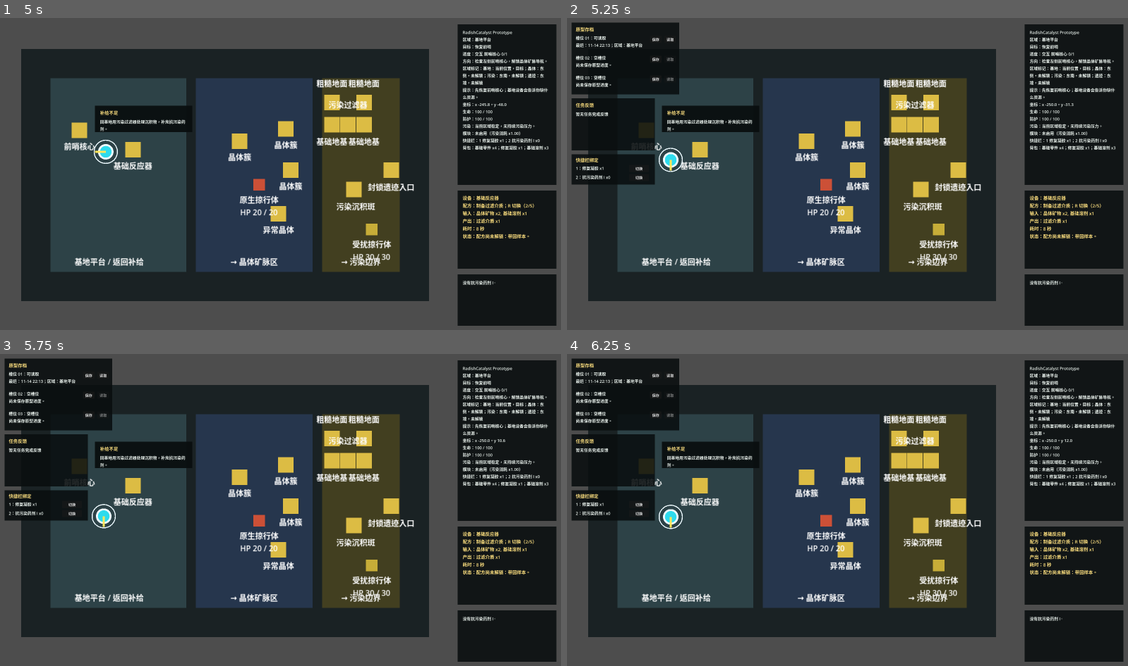
Above: before the commit, frames 1-4 (two rows, left to right).
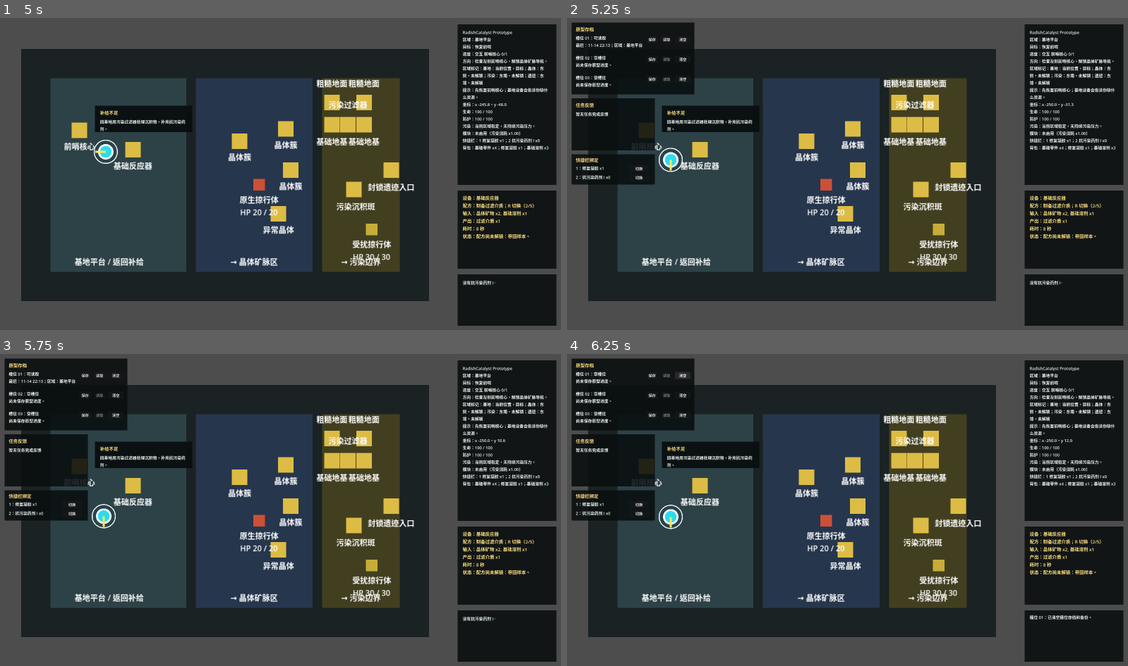
Above: after the commit, the same moments.

Repository: laugh0608/RadishCatalyst
Game: Godot game, scene res://scenes/boot/Boot.tscn
Two runs of this game, one before a commit and one after it. Both use one fixed random seed, a clock stepped at 60 frames per second and the inputs below.
Inputs (mouse positions are in pixels of both pictures, inside the frame that each line leads up to):
- Up to frame 1 (5 s): tap Enter at 0.5 s; hold D (move_right) 0.53-1.28 s; tap J (attack) at 0.6 s; hold S (move_down) 1.28-2.03 s; tap R (cycle_recipe) at 1.35 s; hold D (move_right) 2.03-2.78 s; tap E (interact) at 2.1 s; hold W (move_up) 2.78-3.53 s; tap F (toggle_module) at 2.85 s; hold A (move_left) from 3.53 s (still down); tap 1 (use_quick_slot_1) at 3.6 s; tap K (save_game) at 4.15 s; tap 2 (use_quick_slot_2) at 4.35 s
- Up to frame 2 (5.25 s): release A (move_left) at 5.03 s; hold S (move_down) from 5.03 s (still down); tap Tab at 5.1 s
- Up to frame 3 (5.75 s): keep holding S (move_down)
- Up to frame 4 (6.25 s): release S (move_down) at 5.75 s; click (684, 375) at 5.75 s, where only the run after the commit has a clickable "清空"

Frame 1 is identical in both runs. In frame 2, 0.5% of the frame differs, in the area x 14-23%, y 1-25%; in frame 3, 0.5%; in frame 4, 0.8%, in the area x 1-94%, y 1-86%.

Commit message:
feat: 增加原型存档清空入口

Diff:
--- a/client/scenes/ui/PrototypeHud.tscn
+++ b/client/scenes/ui/PrototypeHud.tscn
@@ -19,7 +19,7 @@
 visible = false
 offset_left = 24.0
 offset_top = 24.0
-offset_right = 500.0
+offset_right = 568.0
 offset_bottom = 342.0
 color = Color(0.0352941, 0.054902, 0.0588235, 0.88)
 clip_contents = true
@@ -27,7 +27,7 @@
 [node name="SaveTitleLabel" type="Label" parent="SavePanel"]
 offset_left = 18.0
 offset_top = 14.0
-offset_right = 456.0
+offset_right = 524.0
 offset_bottom = 42.0
 text = "原型存档"
 label_settings = SubResource("LabelSettings_prompt")
@@ -35,71 +35,92 @@
 [node name="Slot01Label" type="Label" parent="SavePanel"]
 offset_left = 18.0
 offset_top = 54.0
-offset_right = 324.0
+offset_right = 318.0
 offset_bottom = 122.0
 text = "槽位 01：读取中..."
 label_settings = SubResource("LabelSettings_status")
 autowrap_mode = 3
 
 [node name="Slot01SaveButton" type="Button" parent="SavePanel"]
-offset_left = 346.0
+offset_left = 330.0
 offset_top = 58.0
-offset_right = 398.0
+offset_right = 382.0
 offset_bottom = 90.0
 text = "保存"
 
 [node name="Slot01LoadButton" type="Button" parent="SavePanel"]
-offset_left = 410.0
+offset_left = 394.0
 offset_top = 58.0
-offset_right = 462.0
+offset_right = 446.0
 offset_bottom = 90.0
 text = "读取"
 
+[node name="Slot01DeleteButton" type="Button" parent="SavePanel"]
+offset_left = 458.0
+offset_top = 58.0
+offset_right = 526.0
+offset_bottom = 90.0
+text = "清空"
+
 [node name="Slot02Label" type="Label" parent="SavePanel"]
 offset_left = 18.0
 offset_top = 142.0
-offset_right = 324.0
+offset_right = 318.0
 offset_bottom = 210.0
 text = "槽位 02：读取中..."
 label_settings = SubResource("LabelSettings_status")
 autowrap_mode = 3
 
 [node name="Slot02SaveButton" type="Button" parent="SavePanel"]
-offset_left = 346.0
+offset_left = 330.0
 offset_top = 146.0
-offset_right = 398.0
+offset_right = 382.0
 offset_bottom = 178.0
 text = "保存"
 
 [node name="Slot02LoadButton" type="Button" parent="SavePanel"]
-offset_left = 410.0
+offset_left = 394.0
 offset_top = 146.0
-offset_right = 462.0
+offset_right = 446.0
 offset_bottom = 178.0
 text = "读取"
 
+[node name="Slot02DeleteButton" type="Button" parent="SavePanel"]
+offset_left = 458.0
+offset_top = 146.0
+offset_right = 526.0
+offset_bottom = 178.0
+text = "清空"
+
 [node name="Slot03Label" type="Label" parent="SavePanel"]
 offset_left = 18.0
 offset_top = 230.0
-offset_right = 324.0
+offset_right = 318.0
 offset_bottom = 298.0
 text = "槽位 03：读取中..."
 label_settings = SubResource("LabelSettings_status")
 autowrap_mode = 3
 
 [node name="Slot03SaveButton" type="Button" parent="SavePanel"]
-offset_left = 346.0
+offset_left = 330.0
 offset_top = 234.0
-offset_right = 398.0
+offset_right = 382.0
 offset_bottom = 266.0
 text = "保存"
 
 [node name="Slot03LoadButton" type="Button" parent="SavePanel"]
-offset_left = 410.0
+offset_left = 394.0
 offset_top = 234.0
-offset_right = 462.0
+offset_right = 446.0
 offset_bottom = 266.0
 text = "读取"
+
+[node name="Slot03DeleteButton" type="Button" parent="SavePanel"]
+offset_left = 458.0
+offset_top = 234.0
+offset_right = 526.0
+offset_bottom = 266.0
+text = "清空"
 
 [node name="CompletionPanel" type="ColorRect" parent="."]
 visible = false
--- a/client/scripts/checks/save_service_check.gd
+++ b/client/scripts/checks/save_service_check.gd
@@ -144,6 +144,7 @@
 	_check_loads_older_backup_when_recent_backup_is_bad()
 	_check_all_bad_saves_fail_without_replacing_state()
 	_check_named_slot_save_load()
+	_check_delete_slot_clears_save_and_backups()
 	_check_quick_slot_binding_persists()
 	_check_save_slot_summaries()
 	_check_migrates_legacy_primary_save()
@@ -372,6 +373,33 @@
 
 	_expect_equal(String(load_result.get("slot_id", "")), slot_id, "named slot id")
 	_expect_recovered_world_id(load_result, "world.slot.02", "named slot world")
+
+
+func _check_delete_slot_clears_save_and_backups() -> void:
+	var slot_id := "slot_03"
+	_remove_slot_files(slot_id)
+	var first_world := WorldState.create_default()
+	first_world.world_id = "world.delete.first"
+	_expect_success(save_service.save_game_for_slot(slot_id, first_world, CharacterState.create_default()), "save delete slot first")
+	var second_world := WorldState.create_default()
+	second_world.world_id = "world.delete.second"
+	_expect_success(save_service.save_game_for_slot(slot_id, second_world, CharacterState.create_default()), "save delete slot second")
+	if not FileAccess.file_exists(_get_slot_save_file(slot_id)):
+		failures.append("delete slot setup should create primary save")
+	if not FileAccess.file_exists(_get_slot_backup_file(slot_id, 1)):
+		failures.append("delete slot setup should create backup")
+
+	var delete_result := save_service.delete_game_for_slot(slot_id)
+	_expect_success(delete_result, "delete slot")
+	if FileAccess.file_exists(_get_slot_save_file(slot_id)):
+		failures.append("delete slot should remove primary save")
+	for backup_index in range(1, 4):
+		if FileAccess.file_exists(_get_slot_backup_file(slot_id, backup_index)):
+			failures.append("delete slot should remove backup %d" % backup_index)
+
+	var empty_summary := save_service.get_save_slot_summary(slot_id)
+	_expect_equal(String(empty_summary.get("status", "")), "空槽位", "deleted slot summary status")
+	_expect_equal(bool(empty_summary.get("has_loadable_save", true)), false, "deleted slot should not be loadable")
 
 
 func _check_quick_slot_binding_persists() -> void:
--- a/client/scripts/game/game_root.gd
+++ b/client/scripts/game/game_root.gd
@@ -39,6 +39,7 @@
 	vertical_slice_map.player.load_requested.connect(_on_player_load_requested)
 	hud.save_slot_requested.connect(_on_hud_save_slot_requested)
 	hud.load_slot_requested.connect(_on_hud_load_slot_requested)
+	hud.delete_slot_requested.connect(_on_hud_delete_slot_requested)
 	hud.quick_slot_binding_requested.connect(_on_hud_quick_slot_binding_requested)
 	vertical_slice_map.interaction_available.connect(_on_interaction_available)
 	vertical_slice_map.interaction_cleared.connect(_on_interaction_cleared)
@@ -144,6 +145,13 @@
 
 func _on_hud_load_slot_requested(slot_id: String) -> void:
 	_load_from_slot(slot_id)
+
+
+func _on_hud_delete_slot_requested(slot_id: String) -> void:
+	var result := save_service.delete_game_for_slot(slot_id)
+	hud.append_log("%s：%s" % [_format_slot_name(slot_id), String(result.get("message", ""))])
+	_refresh_save_slot_summaries()
+	_update_hud()
 
 
 func _on_hud_quick_slot_binding_requested(slot_index: int, item_id: String) -> void:
--- a/client/scripts/save/save_service.gd
+++ b/client/scripts/save/save_service.gd
@@ -110,6 +110,30 @@
 	return _failure("读取存档失败：未找到原型存档文件或可用备份，当前运行状态已保留。")
 
 
+func delete_game_for_slot(slot_id: String) -> Dictionary:
+	var paths := _get_slot_paths(slot_id)
+	var candidates: Array[String] = [String(paths.get("save_file", SAVE_FILE))]
+	for backup_path in paths.get("backup_files", SAVE_BACKUP_FILES):
+		candidates.append(String(backup_path))
+	if String(paths.get("slot_id", DEFAULT_SLOT_ID)) == DEFAULT_SLOT_ID:
+		candidates.append(LEGACY_SAVE_FILE)
+		for legacy_backup_path in LEGACY_SAVE_BACKUP_FILES:
+			candidates.append(String(legacy_backup_path))
+
+	var deleted_count := 0
+	for save_file in candidates:
+		if not FileAccess.file_exists(save_file):
+			continue
+		var remove_error := DirAccess.remove_absolute(ProjectSettings.globalize_path(save_file))
+		if remove_error != OK:
+			return _failure("清空槽位失败：删除存档文件失败：%s。" % error_string(remove_error))
+		deleted_count += 1
+
+	if deleted_count <= 0:
+		return _success("槽位已是空槽。")
+	return _success("已清空槽位存档和备份。")
+
+
 func get_save_slot_summaries(slot_ids: Array[String]) -> Array[Dictionary]:
 	var summaries: Array[Dictionary] = []
 	for slot_id in slot_ids:
--- a/client/scripts/ui/prototype_hud.gd
+++ b/client/scripts/ui/prototype_hud.gd
@@ -47,9 +47,15 @@
 	$SavePanel/Slot02LoadButton,
 	$SavePanel/Slot03LoadButton
 ]
+@onready var delete_slot_buttons: Array[Button] = [
+	$SavePanel/Slot01DeleteButton,
+	$SavePanel/Slot02DeleteButton,
+	$SavePanel/Slot03DeleteButton
+]
 
 signal save_slot_requested(slot_id: String)
 signal load_slot_requested(slot_id: String)
+signal delete_slot_requested(slot_id: String)
 signal quick_slot_binding_requested(slot_index: int, item_id: String)
 
 
@@ -57,6 +63,7 @@
 	for index in range(SAVE_SLOT_IDS.size()):
 		save_slot_buttons[index].pressed.connect(_on_save_slot_pressed.bind(index))
 		load_slot_buttons[index].pressed.connect(_on_load_slot_pressed.bind(index))
+		delete_slot_buttons[index].pressed.connect(_on_delete_slot_pressed.bind(index))
 	for index in range(quick_slot_binding_buttons.size()):
 		quick_slot_binding_buttons[index].pressed.connect(_on_quick_slot_binding_pressed.bind(index))
 	evacuation_close_button.pressed.connect(_on_evacuation_close_pressed)
@@ -171,6 +178,10 @@
 
 func _on_load_slot_pressed(slot_index: int) -> void:
 	load_slot_requested.emit(SAVE_SLOT_IDS[slot_index])
+
+
+func _on_delete_slot_pressed(slot_index: int) -> void:
+	delete_slot_requested.emit(SAVE_SLOT_IDS[slot_index])
 
 
 func _on_quick_slot_binding_pressed(slot_index: int) -> void:
Not shown, changed: docs/devlogs/2026-W19.md
